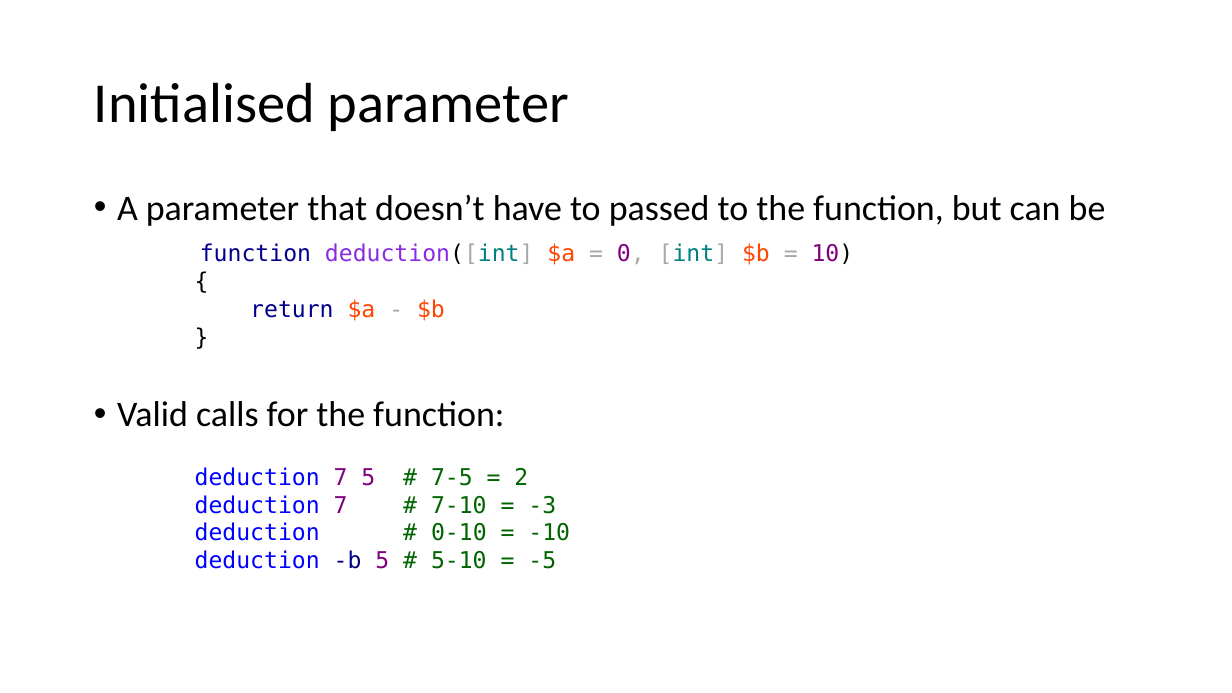
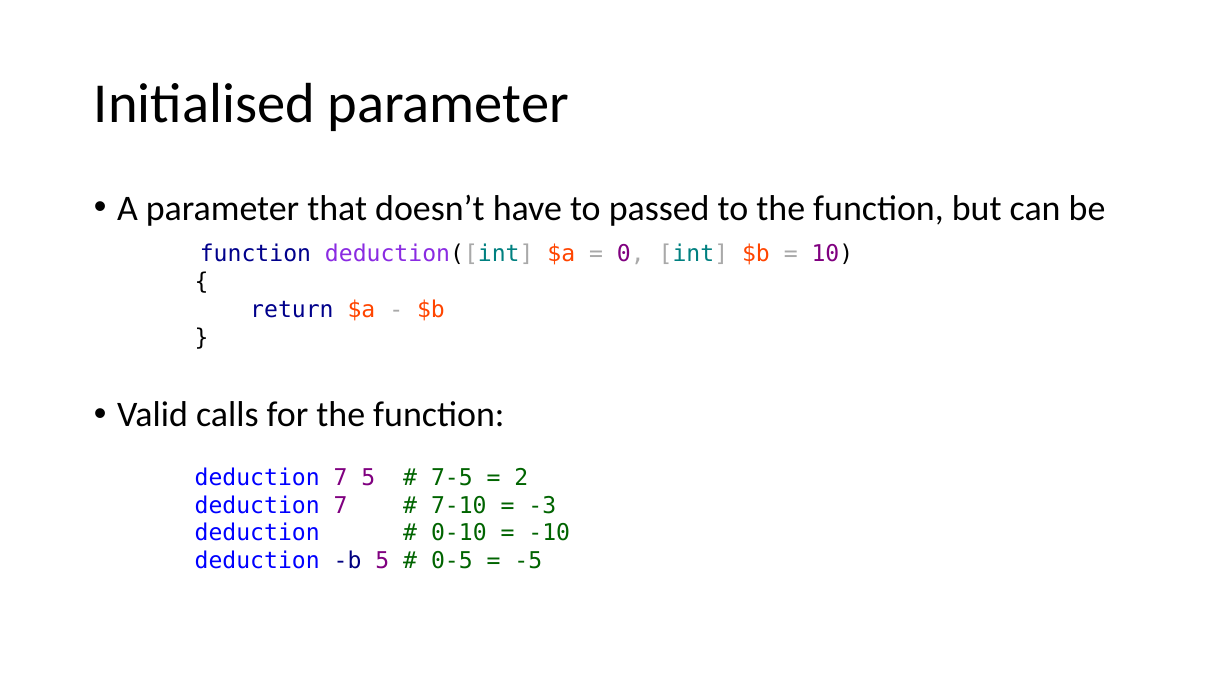
Before and after one commit to mjochen/PS-Basic-course, a slide deck: slide 56 of 2 - Scripting.pptx (slide 58 before the commit). Drawn at 1232x693 pixels with LibreOffice and Linux fonts; fonts in the diff are those of the drawing. Boxes give left, top, right and bottom in pixels: in the first picture for what was removed or moved away, otherwise in the second. Text is boxed around its words. In the diff, an @@ line names an element or a change of style, - is before the commit and + after.

```diff
--- a/2 - Scripting.pptx
+++ b/2 - Scripting.pptx
@@ text at (195, 550, 542, 569): text changed @@
-deduction -b 5 # 5-10 = -5
+deduction -b 5 # 0-5 = -5
```
Also in this commit, not shown: 2 other slides changed, 2 slides removed, 2 other files.
